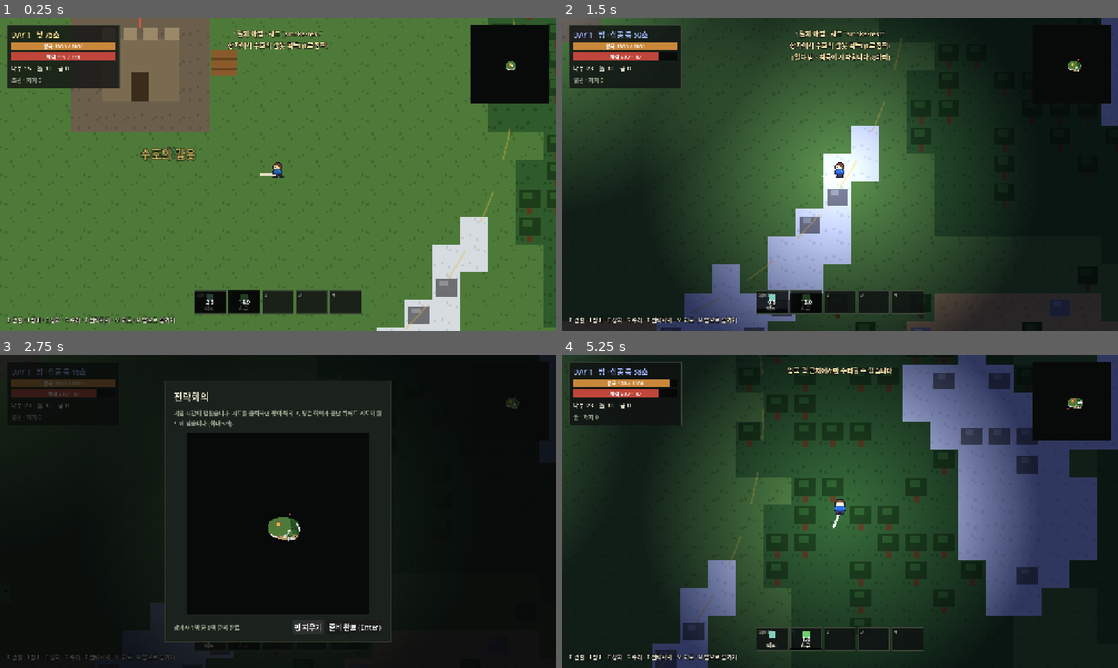
Above: before the commit, frames 1-4 (two rows, left to right).
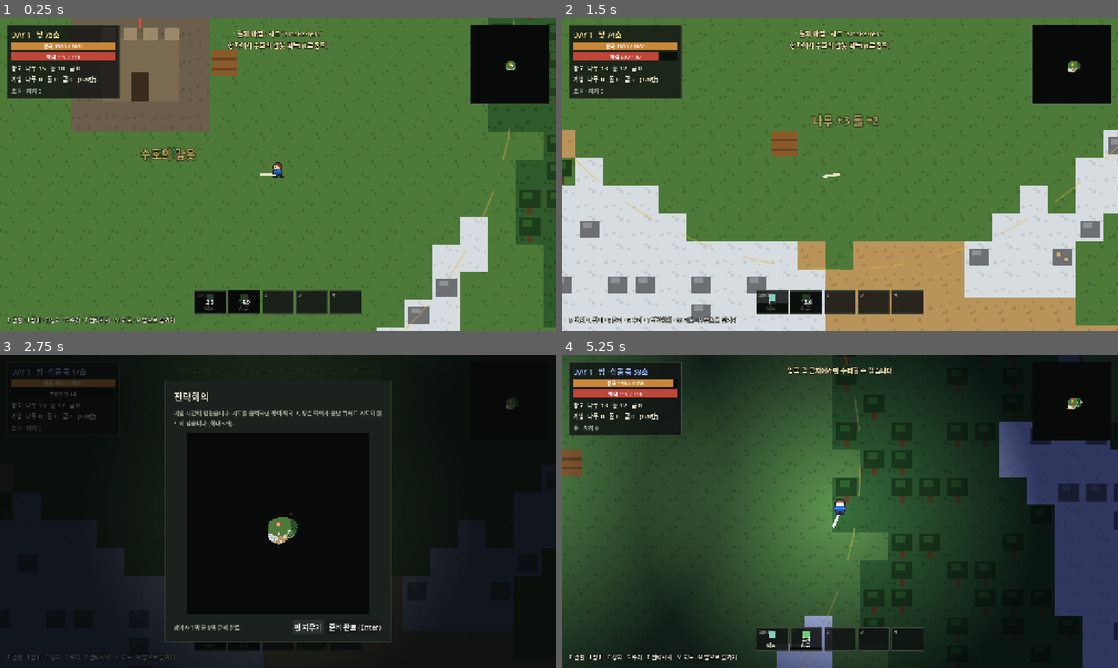
Above: after the commit, the same moments.

Repository: wlsdn020416/kingdom
Game: Godot game, scene res://tests/smoke_test.tscn
The game is run twice, just before and just after one commit, with the same random seed, the same clock (stepped at 60 frames per second) and the same inputs. This scene is started directly instead of the project's main scene.
Inputs (mouse positions are in pixels of both pictures, inside the frame that each line leads up to):
- Up to frame 1 (0.25 s): no input
- Up to frame 2 (1.5 s): tap Enter (confirm) at 0.5 s; move the mouse to (1073, 64) at 0.52 s; press the mouse at (1073, 64) at 0.53 s; hold D (move_right) 0.53-1.28 s; tap I (equipment) at 0.8, 1.35 s; move the mouse to (728, 190) at 1.27 s; release the mouse at (728, 190) at 1.28 s; hold S (move_down) from 1.28 s (still down)
- Up to frame 3 (2.75 s): tap T (meeting) at 1.55 s; release S (move_down) at 2 s; click "핑 지우기" at 2 s
- Up to frame 4 (5.25 s): click "준비 완료 (Enter)" at 2.75 s; move the mouse to (895, 442) at 3.52 s; hold D (move_right) 3.53-4.25 s; hold T (meeting) 3.53-4.25 s; tap R (repair) at 3.8, 5.1 s; click "준비 완료 (Enter)" at 4.25 s; move the mouse to (812, 574) at 5.02 s; hold W (move_up) from 5.03 s (still down)

The runs differ from the first frame. In frame 1, 0.9% of the frame differs, in the area x 1-22%, y 15-26%; in frame 2, 80%, in the area x 0-100%, y 0-100%; in frame 3, 2.1%; in frame 4, 44%.

Commit message:
Add personal inventory with auto deposit to storage

Diff:
--- a/data/balance.gd
+++ b/data/balance.gd
@@ -15,6 +15,11 @@
 const REPAIR_COST := {"wood": 10, "stone": 5}
 const REPAIR_AMOUNT := 80.0
 const REPAIR_RANGE := 4.0 * TILE
+const DEPOSIT_RANGE := 4.0 * TILE  # 핵 중심에서 이 안에 들어오면 개인 자원이 공용 창고로 (D-014)
+
+# 개인 인벤토리 (D-014, 수치 임시)
+const INVENTORY_SLOTS := 8
+const STACK_SIZE := 50  # 칸 하나에 같은 자원 최대 개수
 
 # 시간 (초)
 const DAY_LENGTH := 75.0
--- a/scenes/main.gd
+++ b/scenes/main.gd
@@ -39,6 +39,10 @@
 
 func _physics_process(_delta: float) -> void:
 	world.reveal(player.global_position)
+	if not player.is_dead:
+		var moved := kingdom.deposit(player.inventory, player.global_position)
+		if not moved.is_empty():
+			Fx.float_text(get_tree(), kingdom.core.global_position + Vector2(0, -40), "창고 " + Balance.format_gain(moved), Color("ffe08a"))
 
 
 func _process(_delta: float) -> void:
@@ -61,7 +65,7 @@
 		if chest != World.NO_CELL:
 			world.open_chest(chest)
 	elif event.is_action_pressed("repair"):
-		var error := kingdom.repair(player.global_position)
+		var error := kingdom.repair(player.global_position, player.inventory)
 		if error != "":
 			Events.message.emit(error)
 	elif event.is_action_pressed("skip_night"):
@@ -79,8 +83,18 @@
 	hud.close_big_map()
 
 
+## 멀티플레이에서는 보상을 받은 플레이어를 신호에 실어야 한다. 지금은 1인이라 로컬 플레이어.
 func _on_resources_gained(amounts: Dictionary, at: Vector2) -> void:
-	Fx.float_text(get_tree(), at, Balance.format_gain(amounts), Color("ffe08a"))
+	var leftover := player.inventory.add(amounts)
+	var kept := amounts.duplicate()
+	for kind in leftover:
+		kept[kind] -= leftover[kind]
+		if kept[kind] <= 0:
+			kept.erase(kind)
+	if not kept.is_empty():
+		Fx.float_text(get_tree(), at, Balance.format_gain(kept), Color("ffe08a"))
+	if not leftover.is_empty():
+		Events.message.emit("인벤토리가 가득 찼습니다. 왕국 핵 근처로 가져가세요")
 
 
 func _on_chest_opened(at: Vector2) -> void:
--- /dev/null
+++ b/src/characters/inventory.gd
@@ -0,0 +1,61 @@
+class_name Inventory
+extends RefCounted
+## 플레이어가 들고 다니는 자원. 왕국 핵 근처에 가면 공용 창고로 옮겨지고, 죽으면 전부 사라진다 (D-014).
+## 칸 하나에 같은 자원을 Balance.STACK_SIZE개까지 담는다.
+
+var _counts := {}  # 자원 id -> 개수
+
+
+func count(kind: String) -> int:
+	return _counts.get(kind, 0)
+
+
+func amounts() -> Dictionary:
+	return _counts.duplicate()
+
+
+func is_empty() -> bool:
+	return _counts.is_empty()
+
+
+func used_slots() -> int:
+	var slots := 0
+	for kind in _counts:
+		slots += ceili(float(_counts[kind]) / Balance.STACK_SIZE)
+	return slots
+
+
+## 담을 수 있는 만큼 담고, 칸이 모자라 못 담은 양을 돌려준다
+func add(gained: Dictionary) -> Dictionary:
+	var leftover := {}
+	for kind: String in gained:
+		var amount: int = gained[kind]
+		var room := _room_for(kind)
+		var taken := mini(amount, room)
+		if taken > 0:
+			_counts[kind] = count(kind) + taken
+		if amount > taken:
+			leftover[kind] = amount - taken
+	return leftover
+
+
+## 최대 amount개를 꺼내고 실제로 꺼낸 개수를 돌려준다
+func take(kind: String, amount: int) -> int:
+	var taken := mini(amount, count(kind))
+	if taken <= 0:
+		return 0
+	_counts[kind] = count(kind) - taken
+	if _counts[kind] == 0:
+		_counts.erase(kind)
+	return taken
+
+
+func clear() -> void:
+	_counts.clear()
+
+
+func _room_for(kind: String) -> int:
+	var free_slots := Balance.INVENTORY_SLOTS - used_slots()
+	var partial := count(kind) % Balance.STACK_SIZE
+	var room_in_partial := Balance.STACK_SIZE - partial if partial > 0 else 0
+	return room_in_partial + free_slots * Balance.STACK_SIZE
--- a/src/characters/player.gd
+++ b/src/characters/player.gd
@@ -15,6 +15,7 @@
 @onready var camera: Camera2D = $Camera
 
 var equipment := Equipment.new()
+var inventory := Inventory.new()
 var hp := 0.0
 var aim_direction := Vector2.RIGHT
 var is_dead := false
@@ -153,12 +154,13 @@
 
 func _die() -> void:
 	is_dead = true
+	inventory.clear()
 	_respawn_time = Balance.RESPAWN_TIME
 	collision_layer = 0
 	Fx.burst(get_tree(), global_position, Color("ff7060"), 20)
 	_sprite.visible = false
 	Events.player_died.emit()
-	Events.message.emit("쓰러졌습니다. %d초 뒤 왕국에서 부활합니다" % Balance.RESPAWN_TIME)
+	Events.message.emit("쓰러졌습니다. 들고 있던 자원을 모두 잃었습니다. %d초 뒤 왕국에서 부활합니다" % Balance.RESPAWN_TIME)
 	queue_redraw()
 
 
--- a/src/core/events.gd
+++ b/src/core/events.gd
@@ -5,7 +5,7 @@
 
 ## 화면 위쪽 알림
 signal message(text: String)
-## 채집·상자·처치 보상. 왕국 공용 자원에 더해진다. 예: {"wood": 3}
+## 채집·상자·처치 보상. 플레이어 개인 인벤토리에 들어간다(D-014). 예: {"wood": 3}
 signal resources_gained(amounts: Dictionary, at: Vector2)
 signal chest_opened(at: Vector2)
 ## 탐험·채집·건설로 지도 색이 바뀐 칸들 (Array of Vector2i)
--- a/src/kingdom/build_mode.gd
+++ b/src/kingdom/build_mode.gd
@@ -36,7 +36,7 @@
 			get_viewport().set_input_as_handled()
 			return
 	if event.is_action_pressed("attack"):
-		var error := _kingdom.build(_hovered_cell(), selected_type(), _player.global_position)
+		var error := _kingdom.build(_hovered_cell(), selected_type(), _player.global_position, _player.inventory)
 		if error != "":
 			Events.message.emit(error)
 		get_viewport().set_input_as_handled()
--- a/src/kingdom/kingdom.gd
+++ b/src/kingdom/kingdom.gd
@@ -1,6 +1,7 @@
 class_name Kingdom
 extends Node2D
-## 왕국 운영: 공용 자원, 건물, 핵 수리.
+## 왕국 운영: 공용 자원(창고), 건물, 핵 수리.
+## 비용은 지불하는 플레이어의 개인 인벤토리에서 먼저, 모자라면 공용 창고에서 낸다 (D-014).
 ## 멀티플레이를 붙이면 이 상태(stock, buildings, core.hp)를 호스트가 소유하고 동기화한다.
 
 @onready var core: Core = $Core
@@ -13,7 +14,6 @@
 func setup(target_world: World) -> void:
 	world = target_world
 	core.global_position = world.cell_center(world.data.core_cell)
-	Events.resources_gained.connect(add_resources)
 	queue_redraw()
 
 
@@ -34,25 +34,40 @@
 	return buildings.has(cell) or is_core_cell(cell)
 
 
-func can_afford(cost: Dictionary) -> bool:
+## payer가 null이면 공용 창고만 본다
+func can_afford(cost: Dictionary, payer: Inventory = null) -> bool:
 	for kind in cost:
-		if stock.get(kind, 0) < cost[kind]:
+		var held := payer.count(kind) if payer != null else 0
+		if held + stock.get(kind, 0) < cost[kind]:
 			return false
 	return true
 
 
-func add_resources(amounts: Dictionary, _at := Vector2.ZERO) -> void:
+func add_resources(amounts: Dictionary) -> void:
 	for kind in amounts:
 		stock[kind] = stock.get(kind, 0) + amounts[kind]
 
 
-func _spend(cost: Dictionary) -> void:
+## 핵 근처에 있으면 개인 자원을 전부 공용 창고로 옮기고 옮긴 양을 돌려준다
+func deposit(inventory: Inventory, carrier_position: Vector2) -> Dictionary:
+	if inventory.is_empty() or carrier_position.distance_to(core.global_position) > Balance.DEPOSIT_RANGE:
+		return {}
+	var moved := inventory.amounts()
+	inventory.clear()
+	add_resources(moved)
+	return moved
+
+
+func _spend(cost: Dictionary, payer: Inventory) -> void:
 	for kind in cost:
-		stock[kind] -= cost[kind]
+		var remaining: int = cost[kind]
+		if payer != null:
+			remaining -= payer.take(kind, remaining)
+		stock[kind] -= remaining
 
 
 ## 성공하면 "", 실패하면 이유를 돌려준다
-func build(cell: Vector2i, type_id: String, builder_position: Vector2) -> String:
+func build(cell: Vector2i, type_id: String, builder_position: Vector2, payer: Inventory = null) -> String:
 	var cost: Dictionary = BuildingDB.TYPES[type_id]["cost"]
 	if not in_territory(cell):
 		return "왕국 영토(점선 원) 안에만 지을 수 있습니다"
@@ -62,9 +77,9 @@
 		return "그 자리에는 지을 수 없습니다"
 	if _someone_standing_on(cell):
 		return "누군가 서 있는 자리입니다"
-	if not can_afford(cost):
+	if not can_afford(cost, payer):
 		return "자원이 부족합니다 (%s)" % Balance.format_cost(cost)
-	_spend(cost)
+	_spend(cost, payer)
 	var building := Building.new().setup(type_id, cell)
 	building.position = world.cell_center(cell)
 	building.destroyed.connect(_on_building_destroyed)
@@ -88,14 +103,14 @@
 
 
 ## 성공하면 "", 실패하면 이유를 돌려준다
-func repair(repairer_position: Vector2) -> String:
+func repair(repairer_position: Vector2, payer: Inventory = null) -> String:
 	if repairer_position.distance_to(core.global_position) > Balance.REPAIR_RANGE:
 		return "왕국 핵 근처에서만 수리할 수 있습니다"
 	if core.hp >= core.max_hp:
 		return "왕국이 멀쩡합니다"
-	if not can_afford(Balance.REPAIR_COST):
+	if not can_afford(Balance.REPAIR_COST, payer):
 		return "수리에는 %s 이(가) 필요합니다" % Balance.format_cost(Balance.REPAIR_COST)
-	_spend(Balance.REPAIR_COST)
+	_spend(Balance.REPAIR_COST, payer)
 	core.repair(Balance.REPAIR_AMOUNT)
 	Fx.float_text(get_tree(), core.global_position + Vector2(0, -40), "+%d" % Balance.REPAIR_AMOUNT, Color("6fcf6f"))
 	return ""
--- a/src/ui/action_bar.gd
+++ b/src/ui/action_bar.gd
@@ -73,7 +73,7 @@
 		var rect := Rect2(start + Vector2(i * (BUILD_SLOT_SIZE.x + GAP), 0), BUILD_SLOT_SIZE)
 		_draw_slot(rect, i == _build_mode.selected)
 		draw_string(font, rect.position + Vector2(0, 22), "%d %s" % [i + 1, info["name"]], HORIZONTAL_ALIGNMENT_CENTER, rect.size.x, 13, UiKit.TEXT)
-		var cost_color := UiKit.MUTED if _kingdom.can_afford(info["cost"]) else UiKit.DANGER
+		var cost_color := UiKit.MUTED if _kingdom.can_afford(info["cost"], _player.inventory) else UiKit.DANGER
 		draw_string(font, rect.position + Vector2(0, 42), Balance.format_cost(info["cost"]), HORIZONTAL_ALIGNMENT_CENTER, rect.size.x, 11, cost_color)
 	draw_string(font, Vector2(0, -8), "건설 모드 · 좌클릭 설치 · 우클릭 철거(반값 환불) · B로 종료", HORIZONTAL_ALIGNMENT_CENTER, size.x, 12, UiKit.ACCENT)
 
--- a/src/ui/hud.gd
+++ b/src/ui/hud.gd
@@ -84,7 +84,10 @@
 	else:
 		_set_bar(_hp_bar, player.hp, max_hp, "체력 %d / %d" % [ceili(player.hp), max_hp])
 	var stock := _main.kingdom.stock
-	_stock_label.text = "나무 %d    돌 %d    금 %d" % [stock["wood"], stock["stone"], stock["gold"]]
+	var bag := player.inventory
+	_stock_label.text = "창고  나무 %d   돌 %d   금 %d\n가방  나무 %d   돌 %d   금 %d   (%d/%d칸)" % [
+		stock["wood"], stock["stone"], stock["gold"],
+		bag.count("wood"), bag.count("stone"), bag.count("gold"), bag.used_slots(), Balance.INVENTORY_SLOTS]
 	var terrain := _main.world.data.get_terrain(_main.world.cell_at(player.global_position))
 	_info_label.text = "%s · 처치 %d" % [WorldData.TERRAIN_NAMES[terrain], _main.kills]
 
--- a/tests/logic_test.gd
+++ b/tests/logic_test.gd
@@ -10,6 +10,7 @@
 	_test_world_is_deterministic()
 	_test_skill_bar()
 	_test_cooldown()
+	_test_inventory()
 	print("LOGIC TEST %s (실패 %d)" % ["PASS" if _failures == 0 else "FAIL", _failures])
 	quit(1 if _failures > 0 else 0)
 
@@ -51,6 +52,22 @@
 		"대시는 장비 스킬이 아님 (기본 능력)")
 
 
+
+## 개인 인벤토리: 칸 수와 칸당 개수 제한, 넘친 양은 돌려줌
+func _test_inventory() -> void:
+	var inventory := Inventory.new()
+	var leftover := inventory.add({"wood": Balance.STACK_SIZE + 1})
+	_check(leftover.is_empty() and inventory.used_slots() == 2, "칸당 %d개, 넘치면 다음 칸 (%d칸)" % [Balance.STACK_SIZE, inventory.used_slots()])
+	var capacity := Balance.INVENTORY_SLOTS * Balance.STACK_SIZE
+	leftover = inventory.add({"stone": capacity})
+	var expected_stone := (Balance.INVENTORY_SLOTS - 2) * Balance.STACK_SIZE
+	_check(inventory.count("stone") == expected_stone and leftover.get("stone", 0) == capacity - expected_stone,
+		"가득 차면 못 담은 양을 돌려줌 (돌 %d, 남음 %s)" % [inventory.count("stone"), leftover])
+	_check(inventory.add({"wood": Balance.STACK_SIZE - 1}).is_empty(), "덜 찬 칸에는 같은 자원을 더 담을 수 있음")
+	_check(not inventory.add({"gold": 1}).is_empty(), "빈칸이 없으면 새 자원은 못 담음")
+	_check(inventory.take("wood", 9999) == Balance.STACK_SIZE * 2 and inventory.count("wood") == 0, "꺼낼 때는 가진 만큼만")
+
+
 func _check(ok: bool, label: String) -> void:
 	print(("  OK   " if ok else "  FAIL ") + label)
 	if not ok:
--- a/tests/smoke_test.gd
+++ b/tests/smoke_test.gd
@@ -32,12 +32,13 @@
 	_check(not main.player.equipment.is_ready("life_charm"), "장착한 치유 부적이 스킬바 1번, 사용 후 쿨타임")
 
 	var bag_before := main.player.equipment.bag.size()
-	var wood_before: int = main.kingdom.stock["wood"]
+	var resources_before := _total_resources(main)
 	Events.chest_opened.emit(main.player.global_position)
-	_check(main.player.equipment.bag.size() > bag_before or main.kingdom.stock["wood"] > wood_before, "상자 보상 지급")
+	_check(main.player.equipment.bag.size() > bag_before or _total_resources(main) > resources_before, "상자 보상 지급")
 
 	await _check_harvest(main)
 	await _check_melee(main)
+	await _check_inventory(main)
 
 	main.day_night.skip_to_night()
 	Engine.time_scale = 3.0
@@ -79,13 +80,13 @@
 	for enemy in get_tree().get_nodes_in_group("enemies"):
 		enemy.queue_free()
 	await _frames(2)
-	var wood_before: int = main.kingdom.stock["wood"]
+	var wood_before := _wood(main)
 	for shot in 5:
 		Projectile.spawn(get_tree(), world.cell_center(tree_cell) - Vector2(56, 0), {"direction": Vector2.RIGHT, "damage": 10.0})
 		await get_tree().create_timer(0.15).timeout
 	await _frames(5)
-	_check(world.data.get_object(tree_cell) == WorldData.Obj.NONE and main.kingdom.stock["wood"] > wood_before,
-		"투사체로 나무 채집 (나무 %d → %d)" % [wood_before, main.kingdom.stock["wood"]])
+	_check(world.data.get_object(tree_cell) == WorldData.Obj.NONE and _wood(main) > wood_before,
+		"투사체로 나무 채집 (나무 %d → %d)" % [wood_before, _wood(main)])
 	main.spawner.set_physics_process(true)
 
 
@@ -108,13 +109,63 @@
 
 	var world := main.world
 	var tree_cell := _find_tree(world)
-	var wood_before: int = main.kingdom.stock["wood"]
+	var wood_before := _wood(main)
 	for swing in 3:
 		Melee.swing(get_tree(), world.cell_center(tree_cell) - Vector2(40, 0), Vector2.RIGHT, player.equipment.weapon())
 	await _frames(2)
-	_check(tree_cell != World.NO_CELL and world.data.get_object(tree_cell) == WorldData.Obj.NONE and main.kingdom.stock["wood"] > wood_before,
+	_check(tree_cell != World.NO_CELL and world.data.get_object(tree_cell) == WorldData.Obj.NONE and _wood(main) > wood_before,
 		"근거리 공격으로 나무 채집")
 	main.spawner.set_physics_process(true)
+
+
+## 개인 인벤토리(D-014): 보상은 가방으로, 비용은 가방 먼저, 핵 근처에서 창고로 입고, 죽으면 가방 비움
+func _check_inventory(main: Main) -> void:
+	var player := main.player
+	var kingdom := main.kingdom
+	player.global_position = kingdom.core.global_position + Vector2(0, 9 * Balance.TILE)
+	await _frames(2)
+	player.inventory.clear()
+	var stock_before: Dictionary = kingdom.stock.duplicate()
+	Events.resources_gained.emit({"wood": 3, "stone": 2}, player.global_position)
+	await _frames(2)
+	_check(player.inventory.count("wood") == 3 and kingdom.stock["wood"] == stock_before["wood"],
+		"핵에서 먼 곳의 보상은 개인 인벤토리로 (가방 나무 %d)" % player.inventory.count("wood"))
+
+	var cell := World.NO_CELL
+	for offset in [Vector2i(-2, 9), Vector2i(2, 9), Vector2i(-2, 7), Vector2i(2, 7), Vector2i(0, 11)]:
+		var candidate: Vector2i = kingdom.core_cell() + offset
+		if main.world.data.is_walkable(candidate) and not kingdom.is_occupied(candidate):
+			cell = candidate
+			break
+	var error := kingdom.build(cell, "wood_wall", player.global_position, player.inventory)
+	_check(error == "" and player.inventory.count("wood") == 0 and kingdom.stock["wood"] == stock_before["wood"] - 2,
+		"건설 비용은 가방 먼저, 모자란 만큼 창고에서 (%s, 창고 나무 %d)" % [error, kingdom.stock["wood"]])
+
+	player.global_position = player.spawn_point
+	await _frames(3)
+	_check(player.inventory.is_empty() and kingdom.stock["stone"] == stock_before["stone"] + 2,
+		"핵 근처에 오면 가방 자원이 창고로 자동 입고")
+
+	player.global_position = kingdom.core.global_position + Vector2(0, 9 * Balance.TILE)
+	player.inventory.add({"gold": 5})
+	# 직전 피격·대시 무적이 남아 있을 수 있어 풀릴 때까지 시도한다
+	for attempt in 120:
+		player.take_damage(999999.0)
+		if player.is_dead:
+			break
+		await _frames(1)
+	_check(player.is_dead and player.inventory.is_empty(), "죽으면 가방 자원이 모두 사라짐 (사망 %s, 가방 %s)" % [player.is_dead, player.inventory.amounts()])
+
+
+func _wood(main: Main) -> int:
+	return main.kingdom.stock["wood"] + main.player.inventory.count("wood")
+
+
+func _total_resources(main: Main) -> int:
+	var total := 0
+	for kind in main.kingdom.stock:
+		total += main.kingdom.stock[kind] + main.player.inventory.count(kind)
+	return total
 
 
 func _check(ok: bool, label: String) -> void:
Not shown, added: src/characters/inventory.gd.uid
Not shown, changed: AGENTS.md
Not shown, changed: docs/ARCHITECTURE.md
Not shown, changed: docs/DECISIONS.md
